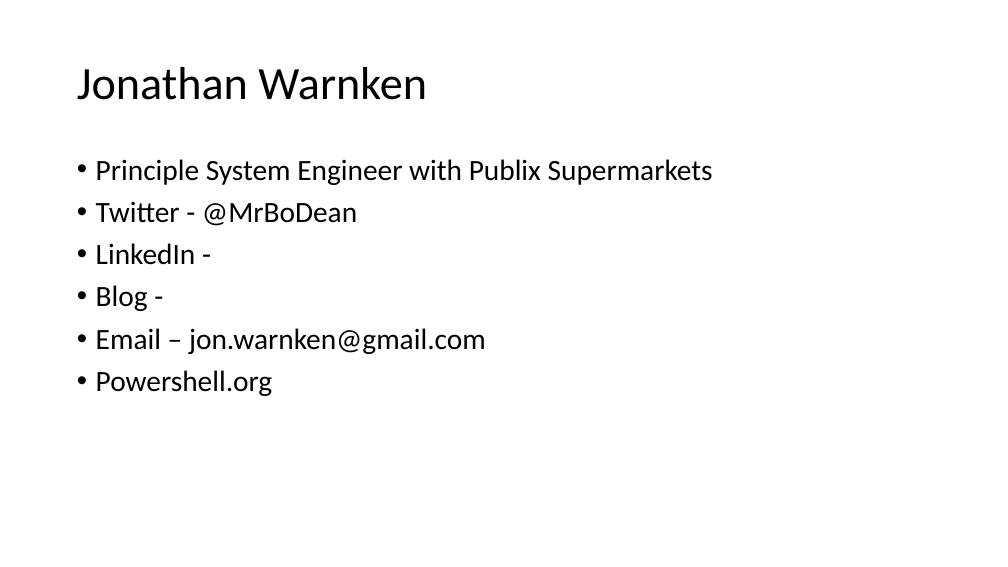
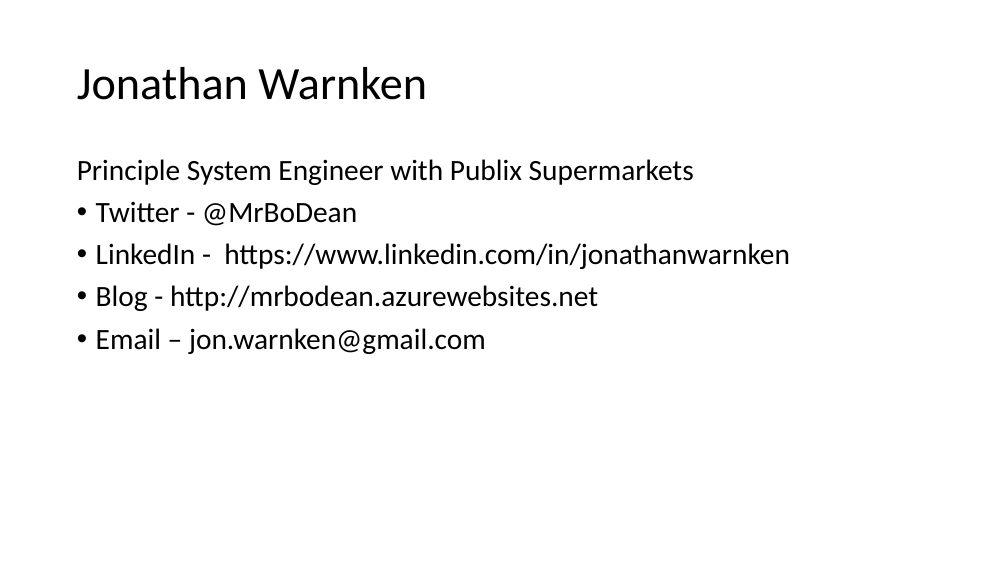
Before and after one commit to mrbodean/Sessions, a slide deck: slide 2 of OSDMenu/Customizing OS Deployments in SCCM with PowerShell.pptx. Drawn at 1008x567 pixels with LibreOffice and Linux fonts; fonts in the diff are those of the drawing. Boxes give left, top, right and bottom in pixels: in the first picture for what was removed or moved away, otherwise in the second. Text is boxed around its words. In the diff, an @@ line names an element or a change of style, - is before the commit and + after.

```diff
--- a/OSDMenu/Customizing OS Deployments in SCCM with PowerShell.pptx
+++ b/OSDMenu/Customizing OS Deployments in SCCM with PowerShell.pptx
@@ text at <box>77,159,694,185</box>: bullet • to none @@
@@ text at <box>96,243,790,311</box>: text changed @@
-• LinkedIn -
-• Blog -
+• LinkedIn - https://www.linkedin.com/in/jonathanwarnken
+• Blog - http://mrbodean.azurewebsites.net
@@ text at <box>96,370,273,396</box>: paragraph removed @@
-• Powershell.org
```
Also in this commit, not shown: 1 other slide changed, 5 slides added, 1 slide removed.
